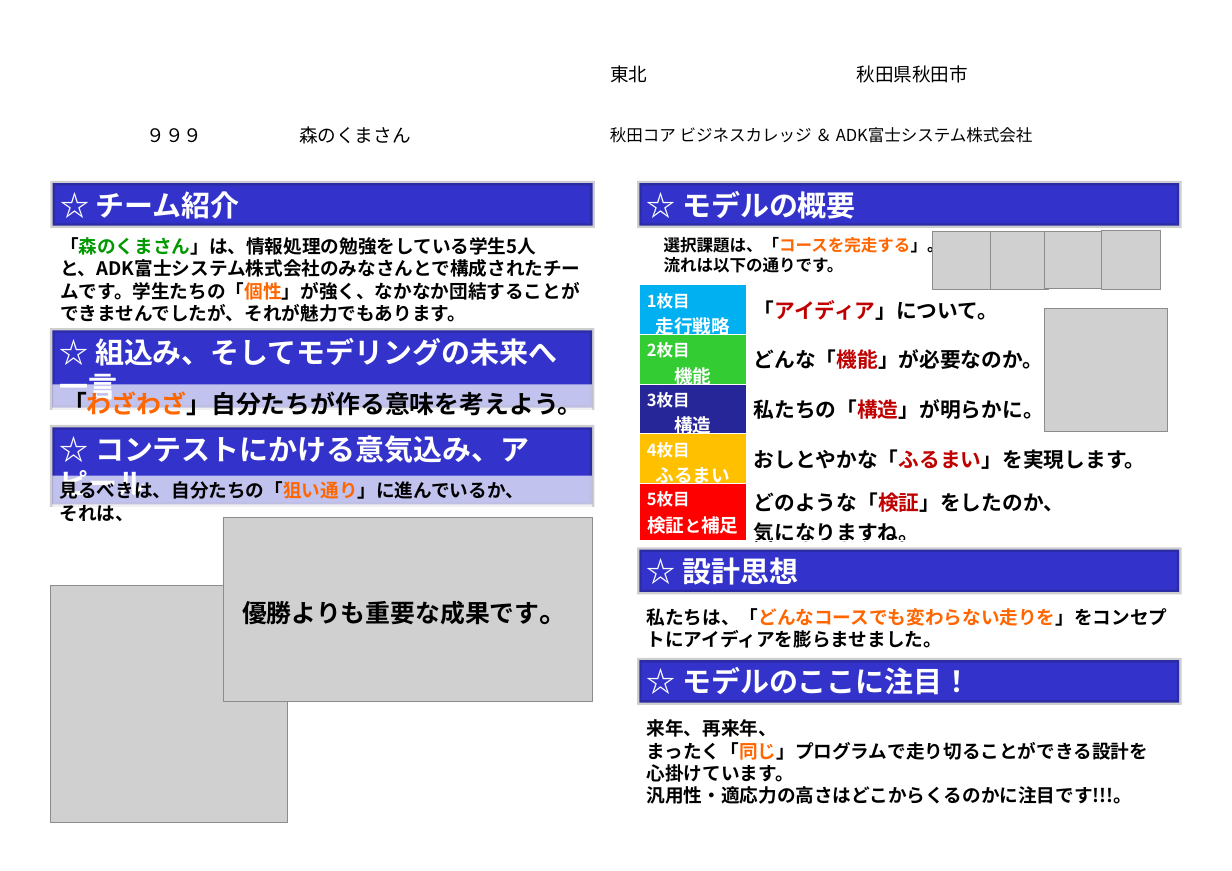
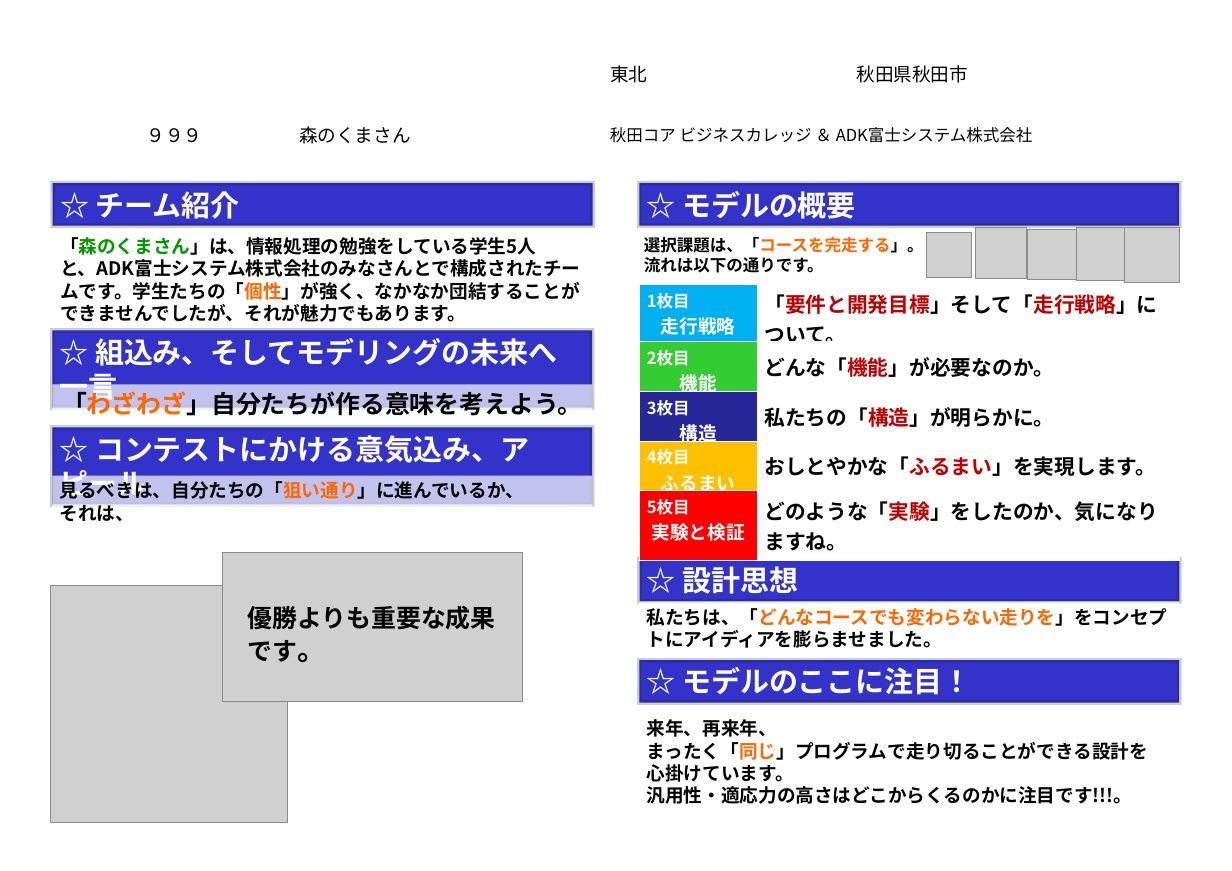
Before and after one commit to katonobu-adf/kumaWorkspace, a slide deck: slide 1 of model/working/森のくまさんconcept_sheet2017.ppt. Drawn at 1232x871 pixels with LibreOffice and Linux fonts; fonts in the diff are those of the drawing; grey boxes stand for pictures; background and template pictures are left out. Boxes give left, top, right and bottom in pixels: in the first picture for what was removed or moved away, otherwise in the second. Text is boxed around its words. In the diff, an @@ line names an element or a change of style, - is before the commit and + after.

```diff
--- a/model/working/森のくまさんconcept_sheet2017.ppt
+++ b/model/working/森のくまさんconcept_sheet2017.ppt
@@ rectangle "選択課題は、「コースを完走する」。": place and size @@
-rectangle "選択課題は、「コースを完走する」。" at bbox=[664, 234, 944, 273]
+rectangle "選択課題は、「コースを完走する」。" at bbox=[620, 231, 1160, 279]
@@ picture: place and size @@
-picture at bbox=[933, 231, 991, 289]
+picture at bbox=[927, 233, 972, 278]
@@ picture: place and size @@
-picture at bbox=[991, 231, 1049, 289]
+picture at bbox=[976, 227, 1027, 279]
@@ picture: place and size @@
-picture at bbox=[1045, 231, 1102, 288]
+picture at bbox=[1028, 230, 1077, 279]
@@ picture: place and size @@
-picture at bbox=[1102, 231, 1160, 290]
+picture at bbox=[1077, 227, 1130, 280]
@@ picture: place and size @@
-picture at bbox=[1045, 309, 1169, 432]
+picture at bbox=[1125, 228, 1179, 282]
@@ table at bbox=[639, 285, 1180, 561] @@
-row 1, column 2: 「アイディア」について。
+row 1, column 2: 「要件と開発目標」そして「走行戦略」について。
-row 5, column 1: 5枚目 / 検証と補足
+row 5, column 1: 5枚目 / 実験と検証
-row 5, column 2: どのような「検証」をしたのか、 / 気になりますね。
+row 5, column 2: どのような「実験」をしたのか、気になりますね。
@@ picture: place and size @@
-picture at bbox=[223, 518, 592, 701]
+picture at bbox=[223, 552, 522, 701]
@@ rectangle "☆ 設計思想": place and size @@
-rectangle "☆ 設計思想" at bbox=[639, 550, 1179, 593]
+rectangle "☆ 設計思想" at bbox=[639, 559, 1179, 601]
@@ text "優勝よりも重要な成果です。" rewrapped from bbox=[242, 601, 569, 625] to bbox=[248, 606, 496, 662] @@
```
Also in this commit, not shown: 2 other files.
